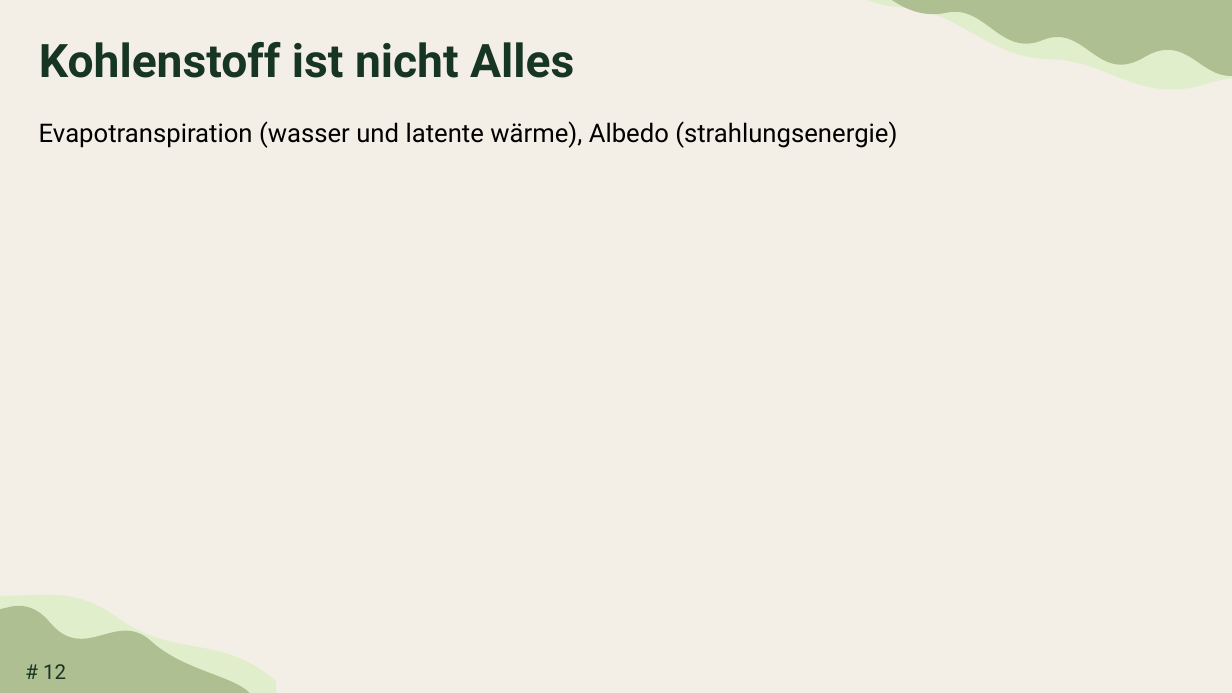
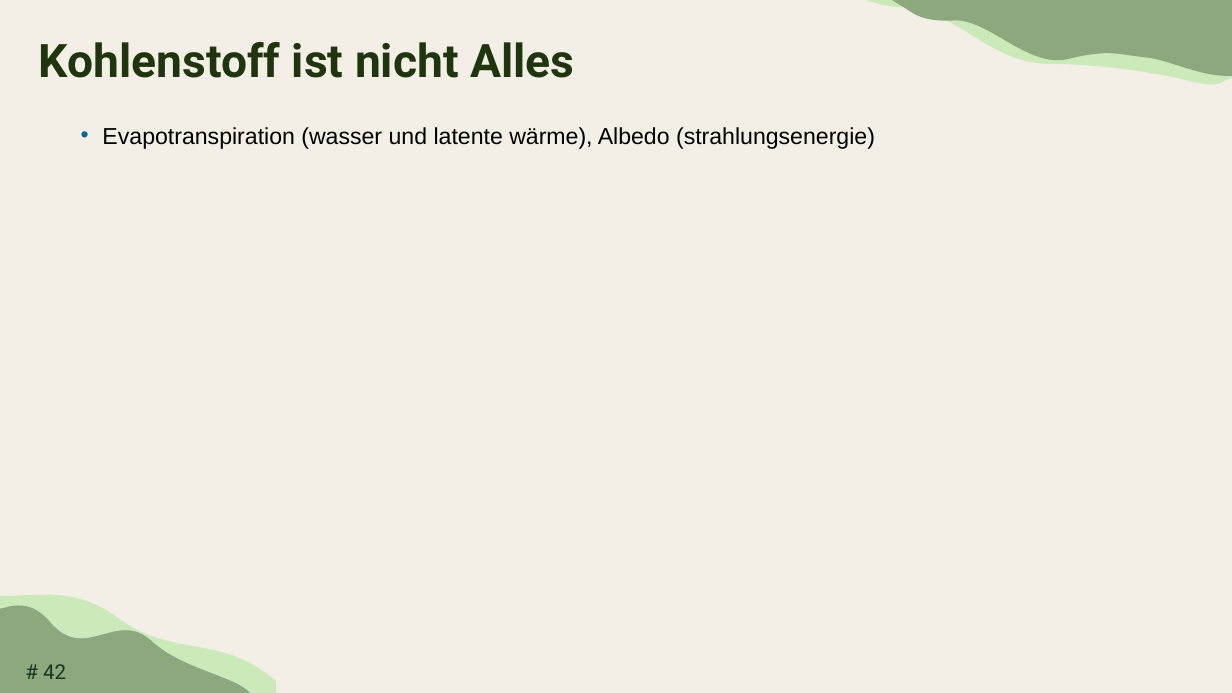
Before and after one commit to TimoDiepers/woodway, a slide deck: slide 42 of docs/slides/dissvortrag.pptx (slide 12 before the commit). Drawn at 1232x693 pixels with LibreOffice and Linux fonts; fonts in the diff are those of the drawing; background and template pictures are left out. Boxes give left, top, right and bottom in pixels: in the first picture for what was removed or moved away, otherwise in the second. Text is boxed around its words. In the diff, an @@ line names an element or a change of style, - is before the commit and + after.

```diff
--- a/docs/slides/dissvortrag.pptx
+++ b/docs/slides/dissvortrag.pptx
@@ freeform shape at (x1=866, y1=0, x2=1232, y2=135): fill #E1EECC to #CCE9BA; outline redrawn @@
@@ freeform shape at (x1=890, y1=0, x2=1232, y2=129): fill #AEBF92 to #8DA87C; outline redrawn @@
@@ title "Kohlenstoff ist nicht Alles" at (x1=39, y1=42, x2=574, y2=78): text colour #173523 to #1F350D @@
@@ text "Evapotranspiration (wasser und latente wärme), ..." moved from (x1=39, y1=121, x2=897, y2=148) to (x1=102, y1=127, x2=875, y2=149) @@
@@ text "Evapotranspiration (wasser und latente wärme), ..." at (x1=102, y1=127, x2=875, y2=149): size 20 to 18 pt, font Roboto to Arial; bullet none to • @@
@@ freeform shape at (x1=0, y1=585, x2=277, y2=693): fill #E1EECC to #CCE9BA @@
@@ freeform shape at (x1=0, y1=597, x2=250, y2=693): fill #AEBF92 to #8DA87C; outline none to #87A892 0.63 pt @@
@@ page number at (x1=43, y1=664, x2=66, y2=679): text changed @@
-# 12
+# 42
```
Also in this commit, not shown: 16 other slides changed, 48 slides added, 5 slides removed, 4 other files.
